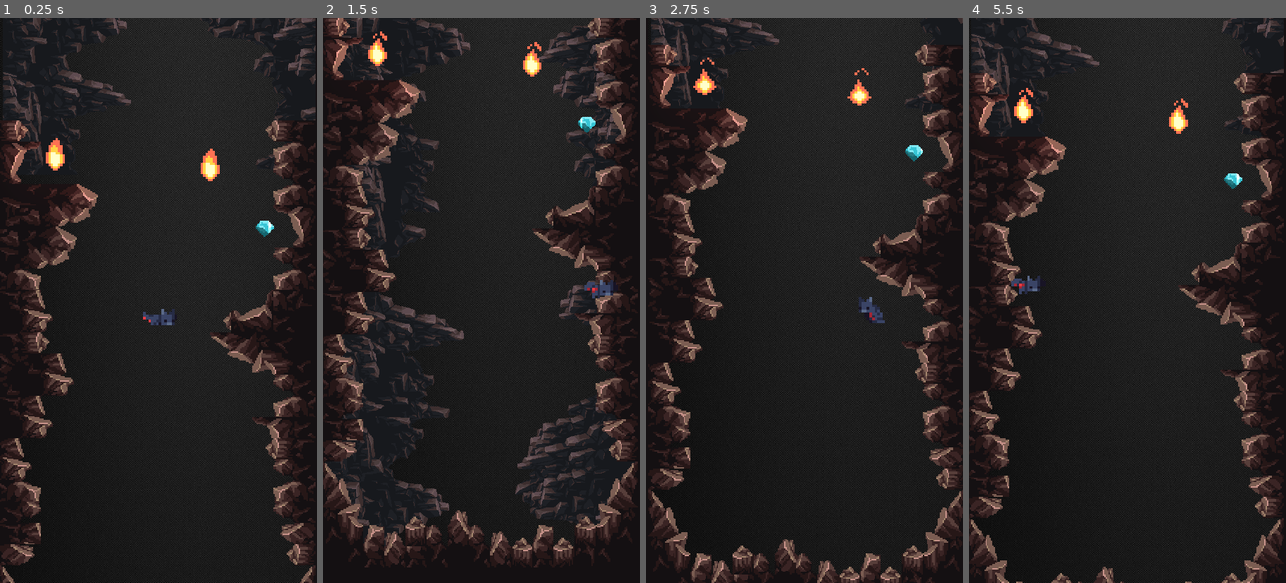
Above: before the commit, frames 1-4 (left to right).
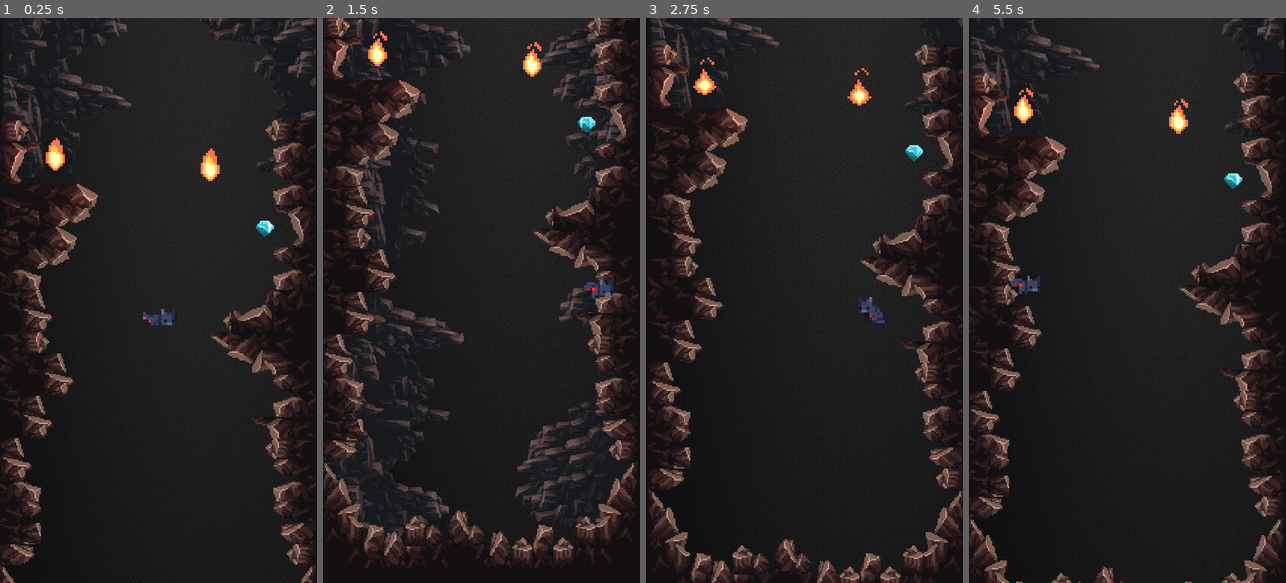
Above: after the commit, the same moments.

Repository: Git-Aarya/Updraft-Odyssey
Game: Godot game, scene res://main.tscn
The game is run twice, just before and just after one commit, with the same random seed, the same clock (stepped at 60 frames per second) and the same inputs.
Inputs:
- Up to frame 1 (0.25 s): no input
- Up to frame 2 (1.5 s): tap Space (tap) at 0.6, 1.35 s
- Up to frame 3 (2.75 s): tap Space (tap) at 2.1 s
- Up to frame 4 (5.5 s): tap Space (tap) every 0.75 s from 2.85 to 5.1 s

The runs differ from the first frame. In frame 1, 2.4% of the frame differs, in the area x 0-100%, y 0-29%; in frame 2, 6.7%, in the area x 1-94%, y 0-93%; in frame 3, 1.0%; in frame 4, 1.4%.

Commit message:
improved parallax effect bg

Diff:
--- a/main.tscn
+++ b/main.tscn
@@ -2833,7 +2833,7 @@
 
 [node name="Sprite2D" type="Sprite2D" parent="ParallaxBackground/ParallaxLayer"]
 texture_filter = 1
-position = Vector2(1104, -9.99997)
+position = Vector2(1104, 0)
 rotation = 1.5708
 scale = Vector2(2.27488, 2.27488)
 texture = ExtResource("8_n6w83")
